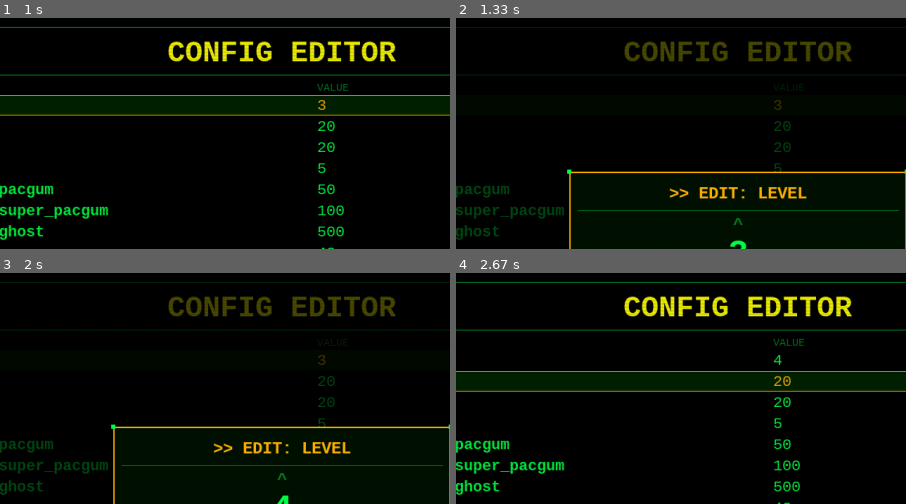
Above: before the commit, frames 1-4 (two rows, left to right).
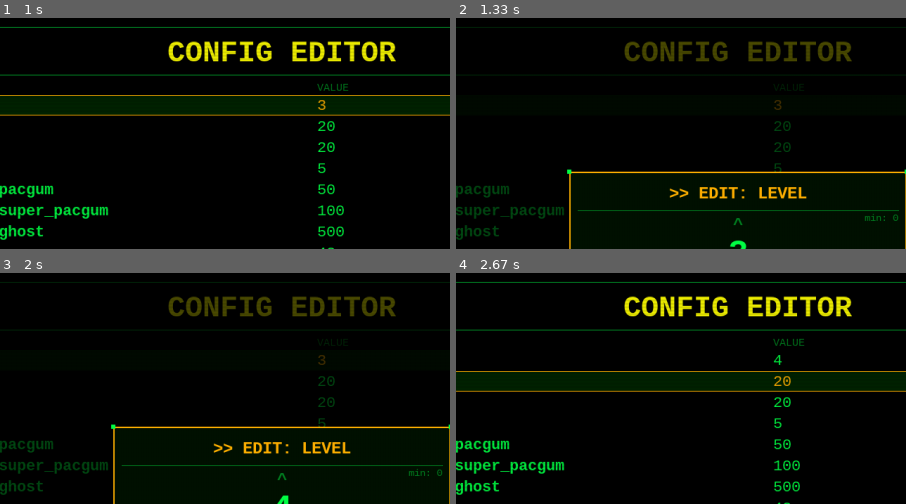
Above: after the commit, the same moments.

Repository: Forcray1/Pac-Man
Game: pygame game, started from temp/_run_config_editor.py
The game is run twice, just before and just after one commit, with the same random seed, the same clock (stepped at 60 frames per second) and the same inputs.
Inputs:
- Up to frame 1 (1 s): tap Left at 0.88 s
- Up to frame 2 (1.33 s): tap Enter at 1.22 s
- Up to frame 3 (2 s): hold Up from 1.55 s (still down)
- Up to frame 4 (2.67 s): release Up at 2.02 s; tap Enter at 2.1 s; hold Down from 2.43 s (still down)
The pictures show only the part of the screen within x 19-69%, y 0-50%; the shares and areas given below are measured in that part.

Frame 1 is identical in both runs. In frame 2, less than 0.1% of the frame differs, in the area x 90-99%, y 84-88%; in frame 3, less than 0.1%; in frame 4, nothing differs.

Commit message:
Cap lock added

Diff:
--- a/core/config.py
+++ b/core/config.py
@@ -102,13 +102,8 @@
             if (
                 isinstance(original, str)
                 and original.lower() in ("true", "false")
-            ):
-                config[key] = str(value).strip()
-            elif isinstance(original, bool):
-                low = str(value).strip().lower()
-                config[key] = low not in (
-                    "0", "false", "no", ""
-                )
+            ) or isinstance(original, bool):
+                config[key] = str(value).strip().capitalize()
             elif isinstance(original, int):
                 config[key] = int(value)
             elif isinstance(original, float):
@@ -259,11 +254,15 @@
         """
         Overlay a CRT-style stepper for integer fields.
         UP / DOWN arrows (or hold) increment / decrement the value.
-        Value is clamped to [0, sys.maxsize].
+        Reaching 0 and pressing DOWN wraps to the maximum.
+        'difficulty' is capped at 5; all other fields at sys.maxsize.
         Returns the new int, or None on ESC.
         """
         import sys as _sys
-        INT_MAX = _sys.maxsize
+
+        # Per-key maximum
+        _CAPS: dict[str, int] = {"difficulty": 5}
+        INT_MAX = _CAPS.get(key, _sys.maxsize)
 
         w, h = self.screen.get_size()
         clock = pygame.time.Clock()
@@ -290,7 +289,12 @@
         HOLD_REPEAT = 3  # frames between repeats while held
 
         def apply_delta(v: int, delta: int) -> int:
-            return max(0, min(INT_MAX, v + delta))
+            result = v + delta
+            if result < 0:
+                return INT_MAX   # wrap downward
+            if result > INT_MAX:
+                return 0         # wrap upward
+            return result
 
         while True:
             delta = 0
@@ -392,6 +396,21 @@
                  by + 148),
             )
 
+            # Cap label
+            cap_txt = (
+                f"max: {INT_MAX}"
+                if INT_MAX < _sys.maxsize
+                else "min: 0"
+            )
+            cap_surf = font_hnt.render(
+                cap_txt, True, _DIM
+            )
+            self.screen.blit(
+                cap_surf,
+                (bx + bw - cap_surf.get_width() - 12,
+                 by + 58),
+            )
+
             hnt = font_hnt.render(
                 "UP/DOWN change value      ENTER confirm"
                 "      ESC cancel",
